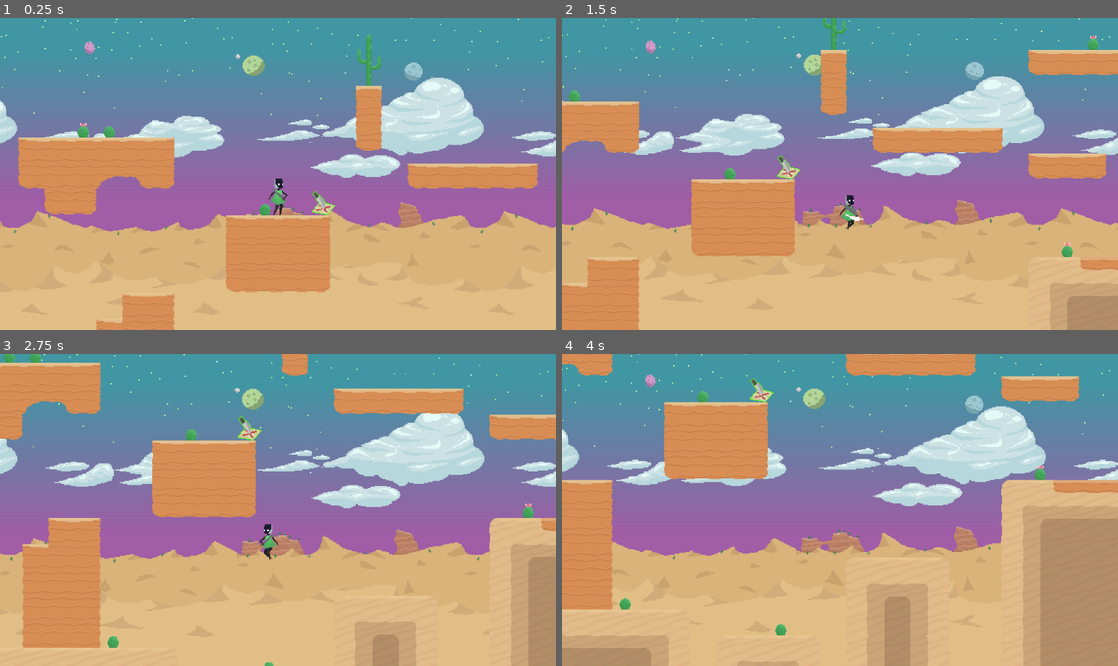
Above: before the commit, frames 1-4 (two rows, left to right).
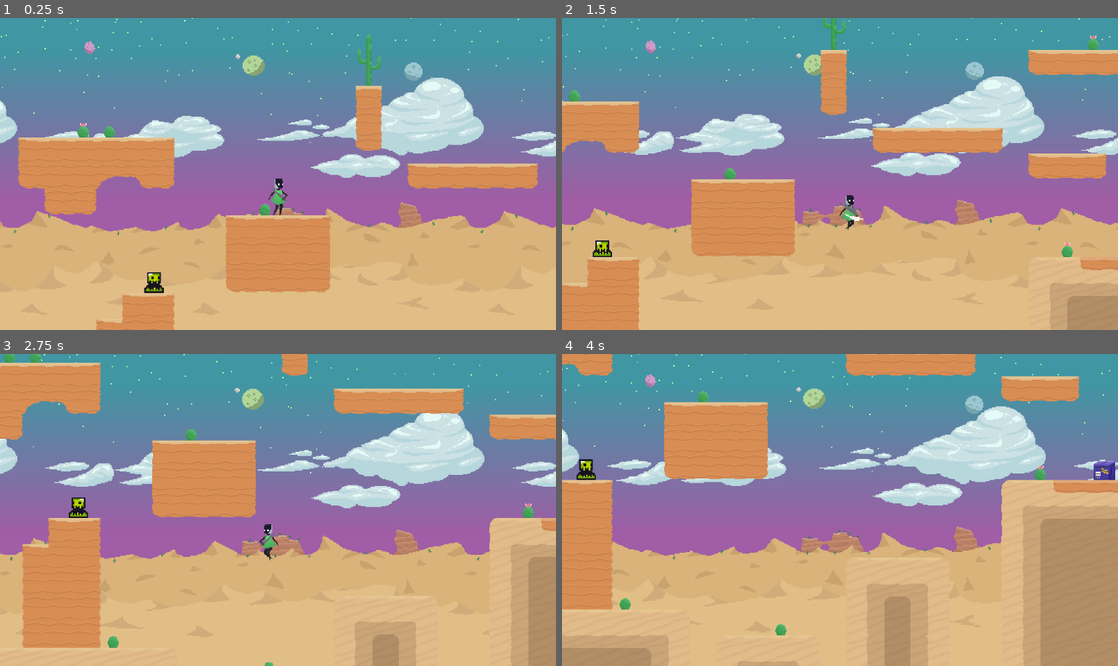
Above: after the commit, the same moments.

Repository: platworki/planet-runner
Game: Godot game, scene res://scenes/world.tscn
Two runs of this game, one before a commit and one after it. Both use one fixed random seed, a clock stepped at 60 frames per second and the inputs below.
Inputs (mouse positions are in pixels of both pictures, inside the frame that each line leads up to):
- Up to frame 1 (0.25 s): no input
- Up to frame 2 (1.5 s): move the mouse to (962, 158) at 0.52 s; hold D (move_right) from 0.53 s (still down); tap E (pickup) at 0.6 s; tap Space (jump) at 0.77 s; move the mouse to (728, 189) at 1.27 s; click (728, 189) at 1.35 s
- Up to frame 3 (2.75 s): tap Space (jump) at 1.52 s; tap E (pickup) at 1.55, 2.3 s; move the mouse to (333, 441) at 2.02 s; release D (move_right) at 2.03 s; hold A (move_left) from 2.03 s (still down); tap Shift (dash) at 2.1 s
- Up to frame 4 (4 s): move the mouse to (812, 572) at 2.77 s; release A (move_left) at 2.78 s; hold D (move_right) from 2.78 s (still down); tap E (pickup) at 2.85, 3.6 s; tap Space (jump) at 3.02, 3.77 s; move the mouse to (1006, 556) at 3.52 s

The runs differ from the first frame. In frame 1, 0.4% of the frame differs, in the area x 25-61%, y 55-89%; in frame 2, 0.3%; in frame 3, 0.4%; in frame 4, 0.6%, in the area x 2-100%, y 7-41%.

Commit message:
chests added

Diff:
--- /dev/null
+++ b/scenes/chest.tscn
@@ -0,0 +1,125 @@
+[gd_scene load_steps=18 format=3 uid="uid://c0o1ele2oywt3"]
+
+[ext_resource type="Texture2D" uid="uid://dp8nru1utpltg" path="res://assets/sprites/chest_closed.png" id="1_bp1or"]
+[ext_resource type="Script" uid="uid://b8yeen2rplqfn" path="res://scripts/chest.gd" id="1_trlyu"]
+[ext_resource type="Texture2D" uid="uid://c5a2b725aldl1" path="res://assets/sprites/chest_open.png" id="2_trlyu"]
+[ext_resource type="Texture2D" uid="uid://3rtpuva6abs2" path="res://assets/sprites/chest-opening.png" id="3_x7mpe"]
+
+[sub_resource type="AtlasTexture" id="AtlasTexture_bv3sb"]
+atlas = ExtResource("1_bp1or")
+region = Rect2(0, 0, 32, 32)
+
+[sub_resource type="AtlasTexture" id="AtlasTexture_day8l"]
+atlas = ExtResource("2_trlyu")
+region = Rect2(0, 0, 32, 32)
+
+[sub_resource type="AtlasTexture" id="AtlasTexture_t3ekh"]
+atlas = ExtResource("3_x7mpe")
+region = Rect2(0, 0, 32, 32)
+
+[sub_resource type="AtlasTexture" id="AtlasTexture_x6u83"]
+atlas = ExtResource("3_x7mpe")
+region = Rect2(32, 0, 32, 32)
+
+[sub_resource type="AtlasTexture" id="AtlasTexture_v4ow6"]
+atlas = ExtResource("3_x7mpe")
+region = Rect2(64, 0, 32, 32)
+
+[sub_resource type="AtlasTexture" id="AtlasTexture_oh7c0"]
+atlas = ExtResource("3_x7mpe")
+region = Rect2(96, 0, 32, 32)
+
+[sub_resource type="AtlasTexture" id="AtlasTexture_q6g14"]
+atlas = ExtResource("3_x7mpe")
+region = Rect2(128, 0, 32, 32)
+
+[sub_resource type="AtlasTexture" id="AtlasTexture_p5wy1"]
+atlas = ExtResource("3_x7mpe")
+region = Rect2(160, 0, 32, 32)
+
+[sub_resource type="AtlasTexture" id="AtlasTexture_8p56c"]
+atlas = ExtResource("3_x7mpe")
+region = Rect2(192, 0, 32, 32)
+
+[sub_resource type="AtlasTexture" id="AtlasTexture_7n0ts"]
+atlas = ExtResource("3_x7mpe")
+region = Rect2(224, 0, 32, 32)
+
+[sub_resource type="AtlasTexture" id="AtlasTexture_ujvfd"]
+atlas = ExtResource("3_x7mpe")
+region = Rect2(256, 0, 32, 32)
+
+[sub_resource type="SpriteFrames" id="SpriteFrames_u2ayl"]
+animations = [{
+"frames": [{
+"duration": 1.0,
+"texture": SubResource("AtlasTexture_bv3sb")
+}],
+"loop": true,
+"name": &"closed",
+"speed": 5.0
+}, {
+"frames": [{
+"duration": 1.0,
+"texture": SubResource("AtlasTexture_day8l")
+}],
+"loop": true,
+"name": &"open",
+"speed": 5.0
+}, {
+"frames": [{
+"duration": 1.0,
+"texture": SubResource("AtlasTexture_t3ekh")
+}, {
+"duration": 1.0,
+"texture": SubResource("AtlasTexture_x6u83")
+}, {
+"duration": 1.0,
+"texture": SubResource("AtlasTexture_v4ow6")
+}, {
+"duration": 1.0,
+"texture": SubResource("AtlasTexture_oh7c0")
+}, {
+"duration": 1.0,
+"texture": SubResource("AtlasTexture_q6g14")
+}, {
+"duration": 1.0,
+"texture": SubResource("AtlasTexture_p5wy1")
+}, {
+"duration": 1.0,
+"texture": SubResource("AtlasTexture_8p56c")
+}, {
+"duration": 1.0,
+"texture": SubResource("AtlasTexture_7n0ts")
+}, {
+"duration": 1.0,
+"texture": SubResource("AtlasTexture_ujvfd")
+}],
+"loop": false,
+"name": &"opening",
+"speed": 8.0
+}]
+
+[sub_resource type="CircleShape2D" id="CircleShape2D_bp1or"]
+radius = 32.0
+
+[node name="Chest" type="Area2D"]
+z_index = 1
+z_as_relative = false
+collision_layer = 17
+collision_mask = 2
+script = ExtResource("1_trlyu")
+
+[node name="AnimatedSprite2D" type="AnimatedSprite2D" parent="."]
+sprite_frames = SubResource("SpriteFrames_u2ayl")
+animation = &"opening"
+autoplay = "closed"
+frame = 4
+
+[node name="CollisionShape2D" type="CollisionShape2D" parent="."]
+shape = SubResource("CircleShape2D_bp1or")
+
+[node name="ItemSpawnPoint" type="Marker2D" parent="."]
+
+[connection signal="body_entered" from="." to="." method="_on_body_entered"]
+[connection signal="body_exited" from="." to="." method="_on_body_exited"]
--- a/scenes/items/item.gd
+++ b/scenes/items/item.gd
@@ -1,25 +1,33 @@
-extends Area2D
+extends CharacterBody2D
 
 var item_data = {}
 var player_in_range = false
+var can_pickup = false
 
 @onready var sprite_default: Sprite2D = $SpriteDefault
 @onready var sprite_highlight: Sprite2D = $SpriteHighlight
+@onready var pickup_area: Area2D = $PickupArea
 
 func _ready() -> void:
-	# Load sprites from item data
 	if item_data.has("sprite_default"):
 		sprite_default.texture = load(item_data.sprite_default)
 	if item_data.has("sprite_highlight"):
 		sprite_highlight.texture = load(item_data.sprite_highlight)
 
-	# Start with default visible
 	sprite_default.visible = true
 	sprite_highlight.visible = false
 
-func _process(_delta):
-	# Check for pickup input
-	if player_in_range and Input.is_action_just_pressed("pickup"):
+func _physics_process(delta: float) -> void:
+	if not is_on_floor():
+		velocity.y += 500 * delta
+		if velocity.y > 0:
+			z_index = 2
+	else:
+		velocity = Vector2(0,0)
+		can_pickup = true
+	move_and_slide()
+
+	if player_in_range and Input.is_action_just_pressed("pickup") and can_pickup:
 		pickup()
 
 func _on_body_entered(body: Node2D):
--- a/scenes/items/item.tscn
+++ b/scenes/items/item.tscn
@@ -1,19 +1,23 @@
-[gd_scene load_steps=5 format=3 uid="uid://c2q0h00784m7d"]
+[gd_scene load_steps=6 format=3 uid="uid://c2q0h00784m7d"]
 
 [ext_resource type="Script" uid="uid://814oxuorf15u" path="res://scenes/items/item.gd" id="1_jgeia"]
 [ext_resource type="Texture2D" uid="uid://d3rrsupto6164" path="res://assets/sprites/speed_boot_sprite.png" id="2_jgeia"]
 [ext_resource type="Texture2D" uid="uid://b54rsqxdhgud1" path="res://assets/sprites/speed_boot-highlight.png" id="3_fat2f"]
 
-[sub_resource type="CircleShape2D" id="CircleShape2D_vpy52"]
-radius = 32.0
+[sub_resource type="RectangleShape2D" id="RectangleShape2D_fat2f"]
 
-[node name="Item" type="Area2D"]
-collision_layer = 16
-collision_mask = 2
+[sub_resource type="CircleShape2D" id="CircleShape2D_fat2f"]
+radius = 50.0
+
+[node name="Item" type="CharacterBody2D"]
+scale = Vector2(0.65, 0.65)
+collision_layer = 0
 script = ExtResource("1_jgeia")
 
-[node name="CollisionShape2D" type="CollisionShape2D" parent="."]
-shape = SubResource("CircleShape2D_vpy52")
+[node name="GroundDetection" type="CollisionShape2D" parent="."]
+position = Vector2(0, -1.6000003)
+scale = Vector2(1.5430344, 1.5430344)
+shape = SubResource("RectangleShape2D_fat2f")
 
 [node name="SpriteDefault" type="Sprite2D" parent="."]
 texture = ExtResource("2_jgeia")
@@ -22,5 +26,12 @@
 visible = false
 texture = ExtResource("3_fat2f")
 
-[connection signal="body_entered" from="." to="." method="_on_body_entered"]
-[connection signal="body_exited" from="." to="." method="_on_body_exited"]
+[node name="PickupArea" type="Area2D" parent="."]
+collision_layer = 0
+collision_mask = 2
+
+[node name="CollisionShape2D" type="CollisionShape2D" parent="PickupArea"]
+shape = SubResource("CircleShape2D_fat2f")
+
+[connection signal="body_entered" from="PickupArea" to="." method="_on_body_entered"]
+[connection signal="body_exited" from="PickupArea" to="." method="_on_body_exited"]
--- a/scenes/player.tscn
+++ b/scenes/player.tscn
@@ -1366,6 +1366,8 @@
 size = Vector2(11.5, 45.05)
 
 [node name="Player" type="CharacterBody2D"]
+z_index = 4
+y_sort_enabled = true
 collision_layer = 2
 collision_mask = 17
 script = ExtResource("1_qhqgy")
@@ -1415,13 +1417,13 @@
 disabled = true
 
 [node name="Torso" type="AnimatedSprite2D" parent="Position"]
+z_index = 1
 position = Vector2(12, -22)
 sprite_frames = SubResource("SpriteFrames_tuyoq")
 animation = &"Idle"
 autoplay = "Idle"
 
 [node name="Legs" type="AnimatedSprite2D" parent="Position"]
-z_index = -1
 position = Vector2(12, -22)
 sprite_frames = SubResource("SpriteFrames_dt7fs")
 animation = &"Idle"
--- a/scenes/slime.tscn
+++ b/scenes/slime.tscn
@@ -88,6 +88,7 @@
 size = Vector2(10, 13)
 
 [node name="Slime" type="CharacterBody2D"]
+z_index = 3
 scale = Vector2(1.7, 1.7)
 collision_layer = 8
 script = ExtResource("1_n6pvg")
--- a/scenes/world.tscn
+++ b/scenes/world.tscn
@@ -7,6 +7,7 @@
 [ext_resource type="PackedScene" uid="uid://d3m3emstefxwc" path="res://scenes/kill_zone.tscn" id="6_qfnet"]
 [ext_resource type="PackedScene" uid="uid://clyyaxiy3hji8" path="res://scenes/background.tscn" id="7_4mrxx"]
 [ext_resource type="PackedScene" uid="uid://byjpp6ijnt4ie" path="res://scenes/slime.tscn" id="7_i7141"]
+[ext_resource type="PackedScene" uid="uid://c0o1ele2oywt3" path="res://scenes/chest.tscn" id="8_4mrxx"]
 
 [sub_resource type="TileSetAtlasSource" id="TileSetAtlasSource_7r4gi"]
 texture = ExtResource("5_7r4gi")
@@ -181,6 +182,7 @@
 
 [node name="World" type="Node2D"]
 script = ExtResource("1_7r4gi")
+chest_scene = ExtResource("8_4mrxx")
 enemy_scene = ExtResource("7_i7141")
 
 [node name="GameManager" type="Node" parent="."]
@@ -208,35 +210,51 @@
 
 [node name="Enemies" type="Node" parent="."]
 
+[node name="Chests" type="Node" parent="."]
+
 [node name="Items" type="Node" parent="."]
 
 [node name="Spawners" type="Node" parent="."]
 
-[node name="SlimeSpawn" type="Marker2D" parent="Spawners" groups=["EnemySpawn"]]
-position = Vector2(368, -128)
-
-[node name="SlimeSpawn2" type="Marker2D" parent="Spawners" groups=["EnemySpawn"]]
+[node name="EnemySpawn" type="Marker2D" parent="Spawners" groups=["EnemySpawn"]]
+position = Vector2(384, -160)
+
+[node name="EnemySpawn2" type="Marker2D" parent="Spawners" groups=["EnemySpawn"]]
 position = Vector2(304, 0)
 
-[node name="SlimeSpawn3" type="Marker2D" parent="Spawners" groups=["EnemySpawn"]]
+[node name="EnemySpawn3" type="Marker2D" parent="Spawners" groups=["EnemySpawn"]]
 position = Vector2(96, -192)
 
-[node name="SlimeSpawn4" type="Marker2D" parent="Spawners" groups=["EnemySpawn"]]
+[node name="EnemySpawn4" type="Marker2D" parent="Spawners" groups=["EnemySpawn"]]
 position = Vector2(768, -320)
 
-[node name="SlimeSpawn5" type="Marker2D" parent="Spawners" groups=["EnemySpawn"]]
+[node name="EnemySpawn5" type="Marker2D" parent="Spawners" groups=["EnemySpawn"]]
 position = Vector2(1216, -352)
 
-[node name="SlimeSpawn6" type="Marker2D" parent="Spawners" groups=["EnemySpawn"]]
+[node name="EnemySpawn6" type="Marker2D" parent="Spawners" groups=["EnemySpawn"]]
 position = Vector2(1472, -480)
 
-[node name="SlimeSpawn7" type="Marker2D" parent="Spawners" groups=["EnemySpawn"]]
+[node name="EnemySpawn7" type="Marker2D" parent="Spawners" groups=["EnemySpawn"]]
 position = Vector2(1696, -64)
+
+[node name="ItemLocation" type="Marker2D" parent="Spawners" groups=["ChestSpawn"]]
+position = Vector2(1408, -128)
+
+[node name="ItemLocation2" type="Marker2D" parent="Spawners" groups=["ChestSpawn"]]
+position = Vector2(1152, -512)
+
+[node name="ItemLocation3" type="Marker2D" parent="Spawners" groups=["ChestSpawn"]]
+position = Vector2(1024, -160)
+
+[node name="ItemLocation4" type="Marker2D" parent="Spawners" groups=["ChestSpawn"]]
+position = Vector2(320, -352)
+
+[node name="ItemLocation5" type="Marker2D" parent="Spawners" groups=["ChestSpawn"]]
+position = Vector2(256, 0)
 
 [node name="Player" parent="." instance=ExtResource("1_nnsk1")]
 unique_name_in_owner = true
 physics_interpolation_mode = 1
-z_index = 2
 position = Vector2(544, -256)
 platform_on_leave = 1
 safe_margin = 0.01
--- /dev/null
+++ b/scripts/chest.gd
@@ -0,0 +1,42 @@
+extends Area2D
+
+var player_in_range = false
+var is_opened = false
+
+@onready var animated_sprite: AnimatedSprite2D = $AnimatedSprite2D
+@onready var item_spawn_point: Marker2D = $ItemSpawnPoint
+@onready var items_container: Node = $/root/World/Items
+
+func _on_body_entered(body: Node2D):
+	if body.name == "Player":
+		player_in_range = true
+
+func _on_body_exited(body: Node2D):
+	if body.name == "Player":
+		player_in_range = false
+
+func _process(_delta):
+	if player_in_range and Input.is_action_just_pressed("pickup") and not is_opened:
+		open_chest()
+
+func open_chest():
+	is_opened = true
+	animated_sprite.play("opening")
+	# Wait for animation to play long enough
+	await get_tree().create_timer(0.7).timeout
+	# Spawn item
+	spawn_item()
+
+func spawn_item():
+	# Load item scene
+	var item_scene = preload("res://scenes/items/item.tscn")
+	var item = item_scene.instantiate()
+
+	# Set item data (speed boots for now)
+	item.item_data = GameManager.get_random_item_from_database()
+	item.global_position = item_spawn_point.global_position
+	# Add to world (not as child of chest)
+	items_container.add_child(item)
+
+	# Give upward velocity
+	item.velocity = Vector2(randf_range(-60, 60), -220)
--- a/scripts/game_manager.gd
+++ b/scripts/game_manager.gd
@@ -35,6 +35,35 @@
 		push_error("Item not found: " + item_name)
 		return {}
 
+func get_random_item_from_database() -> Dictionary:
+	# Roll for rarity
+	var roll = randf() * 100
+	var target_rarity = ""
+
+	if roll < 60:  # 60% common
+		target_rarity = "common"
+	elif roll < 90:  # 30% rare (60 + 30)
+		target_rarity = "rare"
+	else:  # 10% super rare
+		target_rarity = "super_rare"
+
+	# Collect all items of target rarity
+	var items_of_rarity = []
+	for item_name in ITEM_DATABASE:
+		if ITEM_DATABASE[item_name].rarity == target_rarity:
+			items_of_rarity.append(item_name)
+
+	# Safety check - if no items of that rarity exist, fallback to common
+	if items_of_rarity.is_empty():
+		push_warning("No items found for rarity: " + target_rarity + ", defaulting to common")
+		for item_id in ITEM_DATABASE:
+			if ITEM_DATABASE[item_id].rarity == "common":
+				items_of_rarity.append(item_id)
+
+	# Pick random item from that rarity
+	var random_item_name = items_of_rarity[randi() % items_of_rarity.size()]
+	return ITEM_DATABASE[random_item_name].duplicate()
+
 # Item database - all possible items
 const ITEM_DATABASE = {
 	"speed_boots": {
--- a/scripts/world.gd
+++ b/scripts/world.gd
@@ -1,12 +1,30 @@
 extends Node
 
+@export var chest_scene: PackedScene
 @export var enemy_scene: PackedScene
 @onready var enemy_container = $Enemies
 @onready var items_container: Node = $Items
+@onready var chest_container: Node = $Chests
 
 func _ready():
+	spawn_chests()
 	spawn_enemies()
-	spawn_test_item()
+
+func spawn_chests():
+	var chest_spawn_points = get_tree().get_nodes_in_group("ChestSpawn")
+
+	for marker in chest_spawn_points:
+		var roll = randf() * 100
+
+		if roll < 50:  # 50% chest
+			var chest = chest_scene.instantiate()
+			chest_container.add_child(chest)
+			chest.global_position = marker.global_position + Vector2(0,-16)
+		# elif roll < 80:  # 30% shop (not implemented yet)
+		#     spawn_shop(marker.global_position)
+		# elif roll < 90:  # 10% statue (not implemented yet)
+		#     spawn_statue(marker.global_position)
+		# else: 10% nothing
 
 func spawn_enemies():
 	var spawn_points = get_tree().get_nodes_in_group("EnemySpawn")
@@ -18,11 +36,3 @@
 			# INFO Add the slime as a child of the "Enemies" node
 			enemy_container.add_child(new_enemy)
 			new_enemy.global_position = marker.global_position
-
-func spawn_test_item():
-	var item_scene = preload("res://scenes/items/item.tscn")
-	var item = item_scene.instantiate()
-	# Get item data from database
-	item.item_data = GameManager.get_item_from_database("precise_map")
-	items_container.add_child(item)
-	item.global_position = Vector2(600, -270)  # Adjust position
Binary file added: assets/sprites/chest-opening.png
Binary file added: assets/sprites/chest_closed.png
Binary file added: assets/sprites/chest_open.png
Not shown, changed: export_presets.cfg
Not shown: 1 places in scenes/world.tscn that only renumber resources
Not shown, added: scripts/chest.gd.uid
